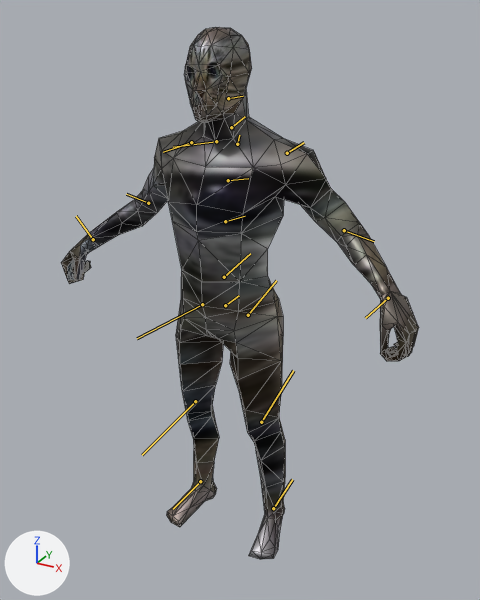
The Blender file sourceAssets/ShooterGame/human.blend: old version first, new version second.
The view is the same before and after, from a camera (50 mm lens) standing at (1.058, -1.812, 1.912) and looking at (0.059, 0.004, 1.004). Lighting does not change. The marker at lower left points along +X, +Y and +Z. The bones that bend it are drawn over the model as lines. Mesh edges are drawn as thin lines.

Names of what the first picture shows: 'maleBase_LOD0'.
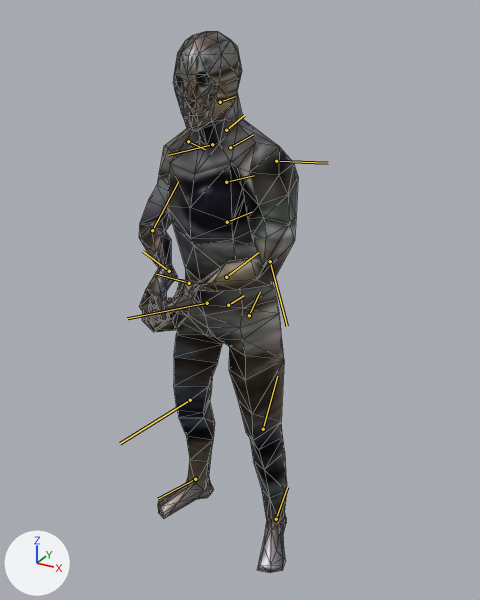
The newer file adds an action. The first version stands in its rest pose; the second is drawn at frame 0 of the action 'pistol_idle'.

Edits to the scene script, one JSON object a line:
```json
{"block": "bone_pelvis", "where": "bone_pelvis = bpy.data.objects['root'].pose.bones['pelvis']"}
{"op": "set", "path": "bone_pelvis.location", "old": "(0.0, 0.0, 0.0)", "new": "(-0.5, 1.9, 0.0)"}
{"op": "set", "path": "bone_pelvis.rotation_quaternion", "old": "(1.0, 0.0, 0.0, 0.0)", "new": "(0.999, -0.052, 0.0, 0.0)", "note": "degrees (0, 0, 0) -> degrees (-6, 0, 0)"}
{"block": "bone_spine_01", "where": "bone_spine_01 = bpy.data.objects['root'].pose.bones['spine_01']  # child of 'pelvis'"}
{"op": "set", "path": "bone_spine_01.rotation_quaternion", "old": "(1.0, 0.0, 0.0, 0.0)", "new": "(1.0, -0.015, -0.001, -0.023)", "note": "degrees (0, 0, 0) -> degrees (-2, 0, -3)"}
{"block": "bone_spine_02", "where": "bone_spine_02 = bpy.data.objects['root'].pose.bones['spine_02']  # child of 'spine_01'"}
{"op": "set", "path": "bone_spine_02.location", "old": "(0.0, 0.0, 0.0)", "new": "(0.0, 0.0, 0.1)"}
{"op": "set", "path": "bone_spine_02.rotation_quaternion", "old": "(1.0, 0.0, 0.0, 0.0)", "new": "(0.998, -0.015, 0.002, -0.053)", "note": "degrees (0, 0, 0) -> degrees (-2, 0, -6)"}
{"block": "bone_spine_03", "where": "bone_spine_03 = bpy.data.objects['root'].pose.bones['spine_03']  # child of 'spine_02'"}
{"op": "set", "path": "bone_spine_03.rotation_quaternion", "old": "(1.0, 0.0, 0.0, 0.0)", "new": "(1.0, -0.015, 0.005, 0.003)", "note": "degrees (0, 0, 0) -> degrees (-2, 1, 0)"}
{"block": "bone_clavicle_l", "where": "bone_clavicle_l = bpy.data.objects['root'].pose.bones['clavicle_l']  # child of 'spine_03'"}
{"op": "set", "path": "bone_clavicle_l.rotation_quaternion", "old": "(1.0, 0.0, 0.0, 0.0)", "new": "(0.992, 0.0, 0.01, -0.125)", "note": "degrees (0, 0, 0) -> degrees (0, 1, -14)"}
{"block": "bone_upperarm_l", "where": "bone_upperarm_l = bpy.data.objects['root'].pose.bones['upperarm_l']  # child of 'clavicle_l'"}
{"op": "set", "path": "bone_upperarm_l.rotation_quaternion", "old": "(1.0, 0.0, 0.0, 0.0)", "new": "(0.883, 0.371, 0.13, -0.256)", "note": "degrees (0, 0, 0) -> degrees (40, 25, -23)"}
{"block": "bone_lowerarm_l", "where": "bone_lowerarm_l = bpy.data.objects['root'].pose.bones['lowerarm_l']  # child of 'upperarm_l'"}
{"op": "set", "path": "bone_lowerarm_l.rotation_quaternion", "old": "(1.0, 0.0, 0.0, 0.0)", "new": "(0.933, -0.002, 0.096, -0.346)", "note": "degrees (0, 0, 0) -> degrees (-4, 10, -41)"}
{"block": "bone_hand_l", "where": "bone_hand_l = bpy.data.objects['root'].pose.bones['hand_l']  # child of 'lowerarm_l'"}
{"op": "set", "path": "bone_hand_l.rotation_quaternion", "old": "(1.0, 0.0, 0.0, 0.0)", "new": "(0.326, -0.818, -0.258, -0.398)", "note": "degrees (0, 0, 0) -> degrees (-145, -55, 17)"}
{"block": "bone_clavicle_r", "where": "bone_clavicle_r = bpy.data.objects['root'].pose.bones['clavicle_r']  # child of 'spine_03'"}
{"op": "set", "path": "bone_clavicle_r.rotation_quaternion", "old": "(1.0, 0.0, 0.0, 0.0)", "new": "(0.996, 0.0, -0.01, -0.092)", "note": "degrees (0, 0, 0) -> degrees (0, -1, -11)"}
{"block": "bone_upperarm_r", "where": "bone_upperarm_r = bpy.data.objects['root'].pose.bones['upperarm_r']  # child of 'clavicle_r'"}
{"op": "set", "path": "bone_upperarm_r.rotation_quaternion", "old": "(1.0, 0.0, 0.0, 0.0)", "new": "(0.87, 0.359, 0.098, -0.324)", "note": "degrees (0, 0, 0) -> degrees (38, 24, -33)"}
{"block": "bone_lowerarm_r", "where": "bone_lowerarm_r = bpy.data.objects['root'].pose.bones['lowerarm_r']  # child of 'upperarm_r'"}
{"op": "set", "path": "bone_lowerarm_r.rotation_quaternion", "old": "(1.0, 0.0, 0.0, 0.0)", "new": "(0.932, -0.003, 0.096, -0.35)", "note": "degrees (0, 0, 0) -> degrees (-4, 10, -42)"}
{"block": "bone_hand_r", "where": "bone_hand_r = bpy.data.objects['root'].pose.bones['hand_r']  # child of 'lowerarm_r'"}
{"op": "set", "path": "bone_hand_r.rotation_quaternion", "old": "(1.0, 0.0, 0.0, 0.0)", "new": "(0.766, -0.283, -0.51, -0.271)", "note": "degrees (0, 0, 0) -> degrees (-26, -69, -21)"}
{"block": "bone_head", "where": "bone_head = bpy.data.objects['root'].pose.bones['head']  # child of 'neck_01'"}
{"op": "set", "path": "bone_head.rotation_quaternion", "old": "(1.0, 0.0, 0.0, 0.0)", "new": "(0.995, 0.098, 0.001, 0.026)", "note": "degrees (0, 0, 0) -> degrees (11, 0, 3)"}
{"block": "bone_thigh_l", "where": "bone_thigh_l = bpy.data.objects['root'].pose.bones['thigh_l']  # child of 'pelvis'"}
{"op": "set", "path": "bone_thigh_l.rotation_quaternion", "old": "(1.0, 0.0, 0.0, 0.0)", "new": "(0.985, 0.162, -0.02, 0.057)", "note": "degrees (0, 0, 0) -> degrees (18, -3, 6)"}
{"block": "bone_calf_l", "where": "bone_calf_l = bpy.data.objects['root'].pose.bones['calf_l']  # child of 'thigh_l'"}
{"op": "set", "path": "bone_calf_l.rotation_quaternion", "old": "(1.0, 0.0, 0.0, 0.0)", "new": "(0.998, 0.004, -0.004, -0.057)", "note": "degrees (0, 0, 0) -> degrees (0, 0, -7)"}
{"block": "bone_foot_l", "where": "bone_foot_l = bpy.data.objects['root'].pose.bones['foot_l']  # child of 'calf_l'"}
{"op": "set", "path": "bone_foot_l.rotation_quaternion", "old": "(1.0, 0.0, 0.0, 0.0)", "new": "(0.999, -0.029, 0.029, -0.015)", "note": "degrees (0, 0, 0) -> degrees (-3, 3, -2)"}
{"block": "bone_thigh_r", "where": "bone_thigh_r = bpy.data.objects['root'].pose.bones['thigh_r']  # child of 'pelvis'"}
{"op": "set", "path": "bone_thigh_r.rotation_quaternion", "old": "(1.0, 0.0, 0.0, 0.0)", "new": "(0.996, 0.074, -0.016, 0.048)", "note": "degrees (0, 0, 0) -> degrees (8, -2, 5)"}
{"block": "bone_calf_r", "where": "bone_calf_r = bpy.data.objects['root'].pose.bones['calf_r']  # child of 'thigh_r'"}
{"op": "set", "path": "bone_calf_r.rotation_quaternion", "old": "(1.0, 0.0, 0.0, 0.0)", "new": "(0.999, 0.003, -0.003, -0.052)", "note": "degrees (0, 0, 0) -> degrees (0, 0, -6)"}
{"block": "bone_foot_r", "where": "bone_foot_r = bpy.data.objects['root'].pose.bones['foot_r']  # child of 'calf_r'"}
{"op": "set", "path": "bone_foot_r.rotation_quaternion", "old": "(1.0, 0.0, 0.0, 0.0)", "new": "(0.999, 0.024, 0.03, -0.001)", "note": "degrees (0, 0, 0) -> degrees (3, 3, 0)"}
```

Pixel boxes (x1, y1, x2, y2) of what changed, in the pictures (480 x 600 px):
```json
{"object": "maleBase_LOD0", "change": "posed", "before": [61, 27, 419, 559], "after": [139, 31, 298, 573], "on screen": "55% narrower"}
{"bone": "pelvis", "before": "(225, 305) to (239, 295)", "after": "(228, 305) to (244, 295)"}
{"bone": "spine_01", "before": "(224, 277) to (250, 253)", "after": "(226, 277) to (258, 252)"}
{"bone": "spine_02", "before": "(225, 221) to (245, 216)", "after": "(227, 222) to (251, 212)"}
{"bone": "spine_03", "before": "(228, 180) to (248, 178)", "after": "(226, 182) to (254, 175)"}
{"bone": "clavicle_l", "before": "(237, 144) to (239, 135)", "after": "(230, 147) to (253, 134)"}
{"bone": "upperarm_l", "before": "(287, 153) to (304, 142)", "after": "(276, 161) to (328, 163)"}
{"bone": "lowerarm_l", "before": "(344, 230) to (374, 241)", "after": "(270, 261) to (287, 326)"}
{"bone": "hand_l", "before": "(388, 298) to (365, 318)", "after": "(189, 283) to (156, 274)"}
{"bone": "clavicle_r", "before": "(216, 141) to (173, 147)", "after": "(212, 144) to (168, 155)"}
{"bone": "upperarm_r", "before": "(191, 142) to (163, 152)", "after": "(188, 141) to (205, 149)"}
{"bone": "lowerarm_r", "before": "(148, 203) to (126, 194)", "after": "(152, 230) to (178, 181)"}
{"bone": "hand_r", "before": "(93, 239) to (76, 216)", "after": "(169, 271) to (142, 251)"}
{"bone": "head", "before": "(228, 98) to (243, 96)", "after": "(220, 102) to (235, 96)"}
{"bone": "thigh_l", "before": "(248, 315) to (276, 280)", "after": "(249, 315) to (260, 292)"}
{"bone": "calf_l", "before": "(261, 422) to (293, 370)", "after": "(263, 429) to (277, 376)"}
{"bone": "foot_l", "before": "(273, 508) to (292, 479)", "after": "(276, 519) to (287, 487)"}
{"bone": "thigh_r", "before": "(202, 304) to (137, 338)", "after": "(207, 303) to (127, 318)"}
{"bone": "calf_r", "before": "(195, 401) to (142, 455)", "after": "(190, 400) to (120, 443)"}
{"bone": "foot_r", "before": "(200, 481) to (173, 509)", "after": "(195, 479) to (157, 499)"}
```
